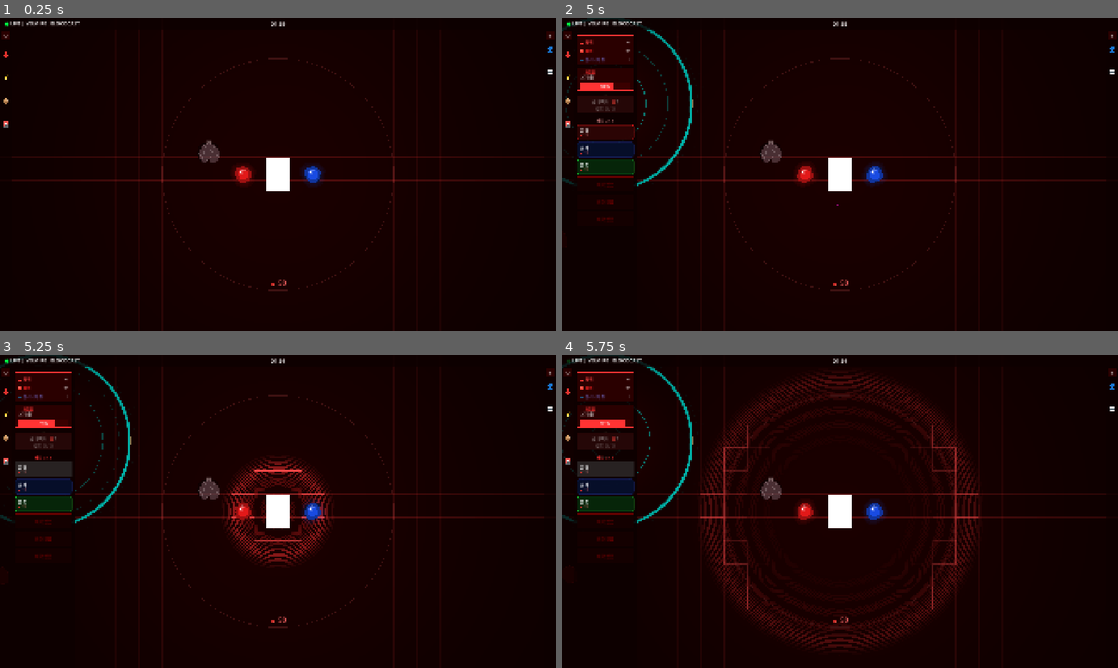
Above: before the commit, frames 1-4 (two rows, left to right).
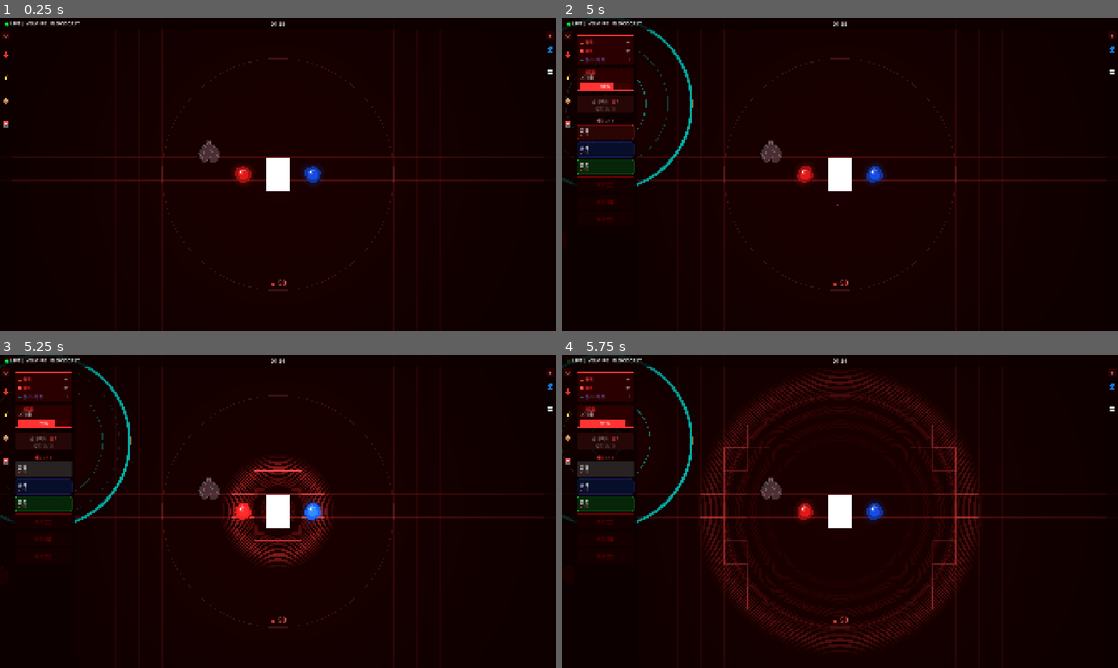
Above: after the commit, the same moments.

Repository: chalie-chariot/velmire
Game: Godot game, scene res://scenes/Main.tscn
Same seed, same stepped clock (60 frames per second), same inputs: the game is played once before the commit and once after it.
Inputs (mouse positions are in pixels of both pictures, inside the frame that each line leads up to):
- Up to frame 1 (0.25 s): no input
- Up to frame 2 (5 s): tap Enter at 0.5 s; move the mouse to (962, 158) at 0.52 s; hold Shift 0.53-1.25 s; click (962, 158) at 0.67 s; tap Space at 0.77, 2 s; drag from (728, 190) to (812, 237) at 1.27 s; move the mouse to (895, 105) at 2.02 s; tap Q at 2.1 s; click (895, 105) at 2.17 s; click "링라이트 🔴2 설치 0 / 3" at 2.75 s; click "링라이트 🔴2 설치 1 / 3" at 3.5 s; click "링라이트 🔴2 설치 2 / 3" at 4.25 s
- Up to frame 3 (5.25 s): click "흡혈" at 5 s
- Up to frame 4 (5.75 s): no input

Frames 1-2 are identical in both runs. In frame 3, 0.2% of the frame differs, in the area x 42-58%, y 47-53%; in frame 4, nothing differs.

Commit message:
인디케이터 유도 , 링라이트

Diff:
--- a/velmire/scripts/GameNode.gd
+++ b/velmire/scripts/GameNode.gd
@@ -49,6 +49,7 @@
 var _buff_range_mult: float = 1.0
 var _buff_blood_mult: float = 1.0
 var _buff_tweens: Dictionary = {}
+var _pulse_bonus_active: bool = false
 
 # 강화
 var upgrade_level: int = 0
@@ -625,7 +626,7 @@
 	if nearest and nearest_dist <= atk_range:
 		_spawn_attack_line(nearest.global_position)
 		if nearest.has_method("take_damage"):
-			var final_damage: float = damage * _buff_damage_mult
+			var final_damage: float = _get_final_damage(damage)
 			if synergy_double_damage and nearest.has_method("is_slowed") and nearest.is_slowed():
 				final_damage *= 2.0
 				# 시너지 데미지 적용 시 "SYNERGY!" 팝업
@@ -716,6 +717,21 @@
 	return attack_cooldown * _buff_cooldown_mult
 
 
+func trigger_pulse_bonus() -> void:
+	_pulse_bonus_active = true
+	var tw = create_tween()
+	tw.tween_property(self, "modulate", Color(2.0, 2.0, 2.0, 1.0), 0.08)
+	tw.tween_property(self, "modulate", Color(1.0, 1.0, 1.0, 1.0), 0.2)
+
+
+func _get_final_damage(base_damage: float) -> float:
+	var dmg: float = base_damage * _buff_damage_mult
+	if _pulse_bonus_active:
+		dmg *= 2.0
+		_pulse_bonus_active = false
+	return dmg
+
+
 func _spawn_attack_line(target_pos: Vector2) -> void:
 	var line = Node2D.new()
 	line.set_script(preload("res://scripts/AttackLine.gd"))
--- a/velmire/scripts/HeartPulse.gd
+++ b/velmire/scripts/HeartPulse.gd
@@ -11,13 +11,18 @@
 const BUFF_RANGE_MULT: float = 1.5
 const BUFF_BLOOD_MULT: float = 2.0
 const PULSE_HIT_TOLERANCE: float = 25.0
+const PULSE_INTERVAL_NORMAL: float = 5.0
+const PULSE_INTERVAL_DANGER: float = 3.5
+const PULSE_INTERVAL_CRISIS: float = 2.0
+const HP_DANGER_THRESHOLD: float = 0.5
+const HP_CRISIS_THRESHOLD: float = 0.25
 
 var grid_offset: Vector2 = Vector2.ZERO
+var _current_interval: float = PULSE_INTERVAL_NORMAL
 var _hit_lights: Array = []
 var _coffin_center: Vector2 = Vector2(960, 540)
 var grid: Array = []
 var _pulse_time: float = 0.0
-var _pulse_interval: float = 5.0
 var _pulse_radius: float = 0.0
 var _pulse_alpha: float = 0.0
 var _pulsing: bool = false
@@ -37,8 +42,9 @@
 	queue_redraw()
 
 func _process(delta: float) -> void:
+	_update_pulse_interval()
 	_pulse_time += delta
-	if _pulse_time >= _pulse_interval:
+	if _pulse_time >= _current_interval:
 		_pulse_time = 0.0
 		_start_pulse()
 
@@ -59,6 +65,31 @@
 	_pulsing = true
 	_hit_lights.clear()
 
+func _update_pulse_interval() -> void:
+	var main = get_tree().get_first_node_in_group("main")
+	if not main or not main.has_method("get_coffin_hp_ratio"):
+		return
+	var hp_ratio: float = main.get_coffin_hp_ratio()
+	var new_interval: float
+	if hp_ratio <= HP_CRISIS_THRESHOLD:
+		new_interval = PULSE_INTERVAL_CRISIS
+	elif hp_ratio <= HP_DANGER_THRESHOLD:
+		new_interval = PULSE_INTERVAL_DANGER
+	else:
+		new_interval = PULSE_INTERVAL_NORMAL
+	if new_interval != _current_interval:
+		_current_interval = new_interval
+		_on_interval_changed()
+
+func _on_interval_changed() -> void:
+	var coffin = get_tree().get_first_node_in_group("coffin")
+	if not coffin:
+		return
+	var col: Color = Color(1.0, 0.3, 0.3, 1.0) if _current_interval <= PULSE_INTERVAL_CRISIS else Color(1.0, 0.6, 0.3, 1.0)
+	var tw = create_tween()
+	tw.tween_property(coffin, "modulate", col, 0.1)
+	tw.tween_property(coffin, "modulate", Color(1, 1, 1, 1), 0.4)
+
 func _check_pulse_hit_ring_lights() -> void:
 	var lights = get_tree().get_nodes_in_group("ring_light")
 	for light in lights:
@@ -70,6 +101,17 @@
 		if abs(_pulse_radius - dist) <= PULSE_HIT_TOLERANCE:
 			_hit_lights.append(light)
 			_apply_buff_to_ring_light(light)
+	var nodes = get_tree().get_nodes_in_group("game_nodes")
+	for node in nodes:
+		if node in _hit_lights:
+			continue
+		if not ("is_placed" in node and node.is_placed):
+			continue
+		var ndist: float = _coffin_center.distance_to(node.global_position)
+		if abs(_pulse_radius - ndist) <= PULSE_HIT_TOLERANCE:
+			_hit_lights.append(node)
+			if node.has_method("trigger_pulse_bonus"):
+				node.trigger_pulse_bonus()
 
 func _apply_buff_to_ring_light(light: Node) -> void:
 	if not light.get("_buff_ready"):
--- a/velmire/scripts/Main.gd
+++ b/velmire/scripts/Main.gd
@@ -261,6 +261,9 @@
 func hide_tooltip() -> void:
 	_tooltip.visible = false
 
+func get_coffin_hp_ratio() -> float:
+	return float(coffin_hp) / float(coffin_max_hp) if coffin_max_hp > 0 else 1.0
+
 func _spawn_start_nodes() -> void:
 	# 기본 노드 3종 (흡혈/결계/증폭) 배치
 	var node_scene = preload("res://scenes/GameNode.tscn")
@@ -385,7 +388,8 @@
 	var total_nodes: int = get_tree().get_nodes_in_group("game_nodes").size()
 	if total_nodes >= _unlocked_slots:
 		_shake_slot(index)
-		_show_deny_popup("슬롯이 꽉 찼어요! 🔓 슬롯 해금 필요")
+		_show_deny_popup("↓ 아래에서 슬롯을 해금하세요")
+		_show_slot_full_guide()
 		return
 	for d in _owned_nodes:
 		if d["id"] == node_id:
@@ -724,7 +728,8 @@
 
 	var total_nodes: int = get_tree().get_nodes_in_group("game_nodes").size()
 	if total_nodes >= _unlocked_slots:
-		_show_deny_popup("슬롯이 꽉 찼어요! 🔓 슬롯 해금 필요")
+		_show_deny_popup("↓ 아래에서 슬롯을 해금하세요")
+		_show_slot_full_guide()
 		return
 
 	_spawn_node_to_field(data, true)  # spend_on_drop=true
@@ -778,6 +783,68 @@
 func _make_slot_input_handler(index: int) -> Callable:
 	return func(event: InputEvent): _on_slot_gui_input(event, index)
 
+func _spawn_guide_arrow(canvas_layer: Node) -> void:
+	var arrow_node = Node2D.new()
+	arrow_node.z_index = 100
+	arrow_node.position = Vector2(960, 820)
+	arrow_node.modulate = Color(1.0, 1.0, 1.0, 0.0)
+	canvas_layer.add_child(arrow_node)
+
+	var shaft = Line2D.new()
+	shaft.width = 16.0
+	shaft.default_color = Color(1.0, 0.92, 0.1, 1.0)
+	shaft.add_point(Vector2(0, -55))
+	shaft.add_point(Vector2(0, 20))
+	arrow_node.add_child(shaft)
+
+	var head = Polygon2D.new()
+	head.color = Color(1.0, 0.92, 0.1, 1.0)
+	head.polygon = PackedVector2Array([
+		Vector2(-28, 18),
+		Vector2(28, 18),
+		Vector2(0, 70)
+	])
+	arrow_node.add_child(head)
+
+	var glow_shaft = Line2D.new()
+	glow_shaft.width = 28.0
+	glow_shaft.default_color = Color(1.0, 0.92, 0.1, 0.25)
+	glow_shaft.add_point(Vector2(0, -55))
+	glow_shaft.add_point(Vector2(0, 20))
+	arrow_node.add_child(glow_shaft)
+
+	var glow_head = Polygon2D.new()
+	glow_head.color = Color(1.0, 0.92, 0.1, 0.25)
+	glow_head.polygon = PackedVector2Array([
+		Vector2(-38, 15),
+		Vector2(38, 15),
+		Vector2(0, 85)
+	])
+	arrow_node.add_child(glow_head)
+
+	var tw = create_tween()
+	tw.tween_property(arrow_node, "modulate:a", 1.0, 0.18).set_ease(Tween.EASE_OUT)
+	tw.tween_property(arrow_node, "modulate:a", 0.0, 0.18)
+	tw.tween_property(arrow_node, "modulate:a", 1.0, 0.18).set_ease(Tween.EASE_OUT)
+	tw.tween_property(arrow_node, "modulate:a", 0.0, 0.22)
+	var acb = func(): arrow_node.queue_free()
+	tw.tween_callback(acb)
+
+func _show_slot_full_guide() -> void:
+	var canvas_layer = $CanvasLayer
+
+	# 1. 화살표 (Line2D + Polygon2D)
+	_spawn_guide_arrow(canvas_layer)
+
+	# 2. 인디케이터 슬롯 노란 강조 점등
+	var hint = _dots_container
+	if hint:
+		var htw = create_tween()
+		htw.tween_property(hint, "modulate", Color(1.5, 1.3, 0.2, 1.0), 0.15).set_ease(Tween.EASE_OUT)
+		htw.tween_property(hint, "modulate", Color(1.0, 1.0, 1.0, 1.0), 0.2)
+		htw.tween_property(hint, "modulate", Color(1.5, 1.3, 0.2, 1.0), 0.15)
+		htw.tween_property(hint, "modulate", Color(1.0, 1.0, 1.0, 1.0), 0.3)
+
 func _show_deny_popup(text: String) -> void:
 	var old = $CanvasLayer.get_node_or_null("DenyPopup")
 	if old:
@@ -847,7 +914,8 @@
 	var total_nodes: int = get_tree().get_nodes_in_group("game_nodes").size()
 	if total_nodes >= _unlocked_slots:
 		_shake_slot(index)
-		_show_deny_popup("슬롯이 꽉 찼어요! 🔓 슬롯 해금 필요")
+		_show_deny_popup("↓ 아래에서 슬롯을 해금하세요")
+		_show_slot_full_guide()
 		return
 
 	_pending_spawn_index = index
--- /dev/null
+++ b/velmire/shaders/flash_indicator_glow.gdshader
@@ -0,0 +1,15 @@
+shader_type canvas_item;
+
+uniform vec4 base_color : source_color = vec4(1.0, 0.88, 0.1, 0.2);
+// 은은한 노란빛 산란
+
+void fragment() {
+	vec2 uv = UV - vec2(0.5);
+	// 중앙에서 바깥으로 넓게 퍼지는 부드러운 감쇠 (블러/산란된 빛)
+	float r = length(uv) * 2.0;
+	float soft = 1.0 - smoothstep(0.0, 1.4, r);
+	// 상단이 더 밝게, 하단으로 부드럽게 스며들듯
+	float v_fade = 0.6 + 0.4 * (1.0 - UV.y);
+	float alpha = soft * v_fade * base_color.a;
+	COLOR = vec4(base_color.rgb, alpha);
+}
Not shown, added: velmire/shaders/flash_indicator_glow.gdshader.uid
